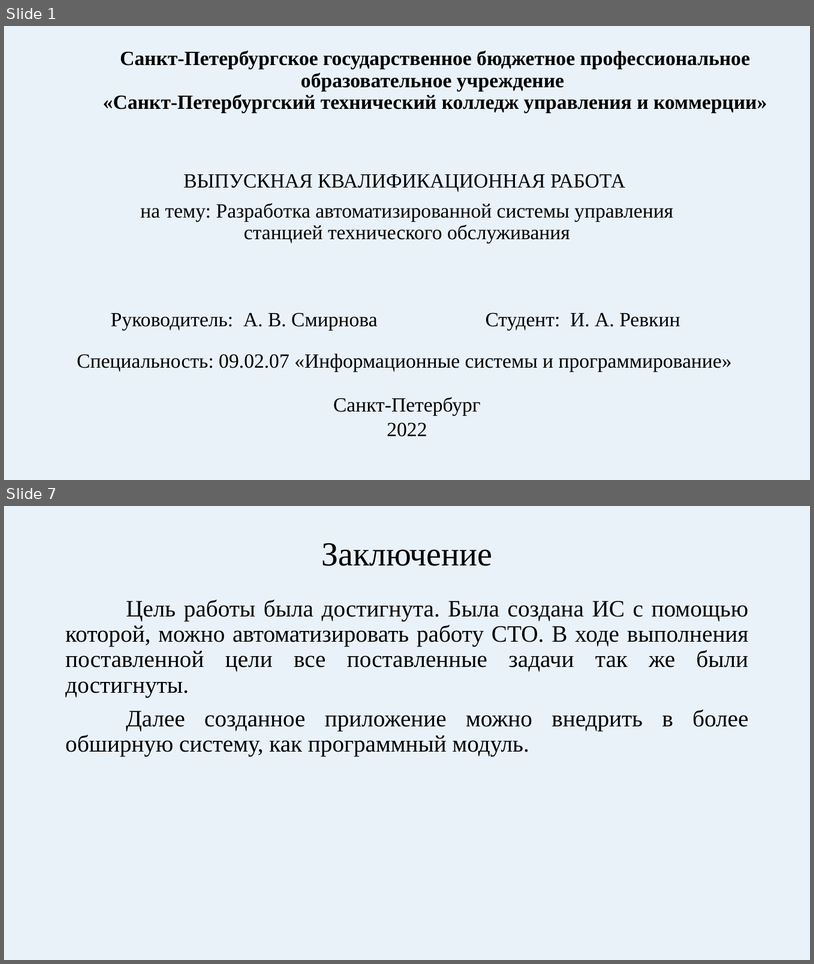
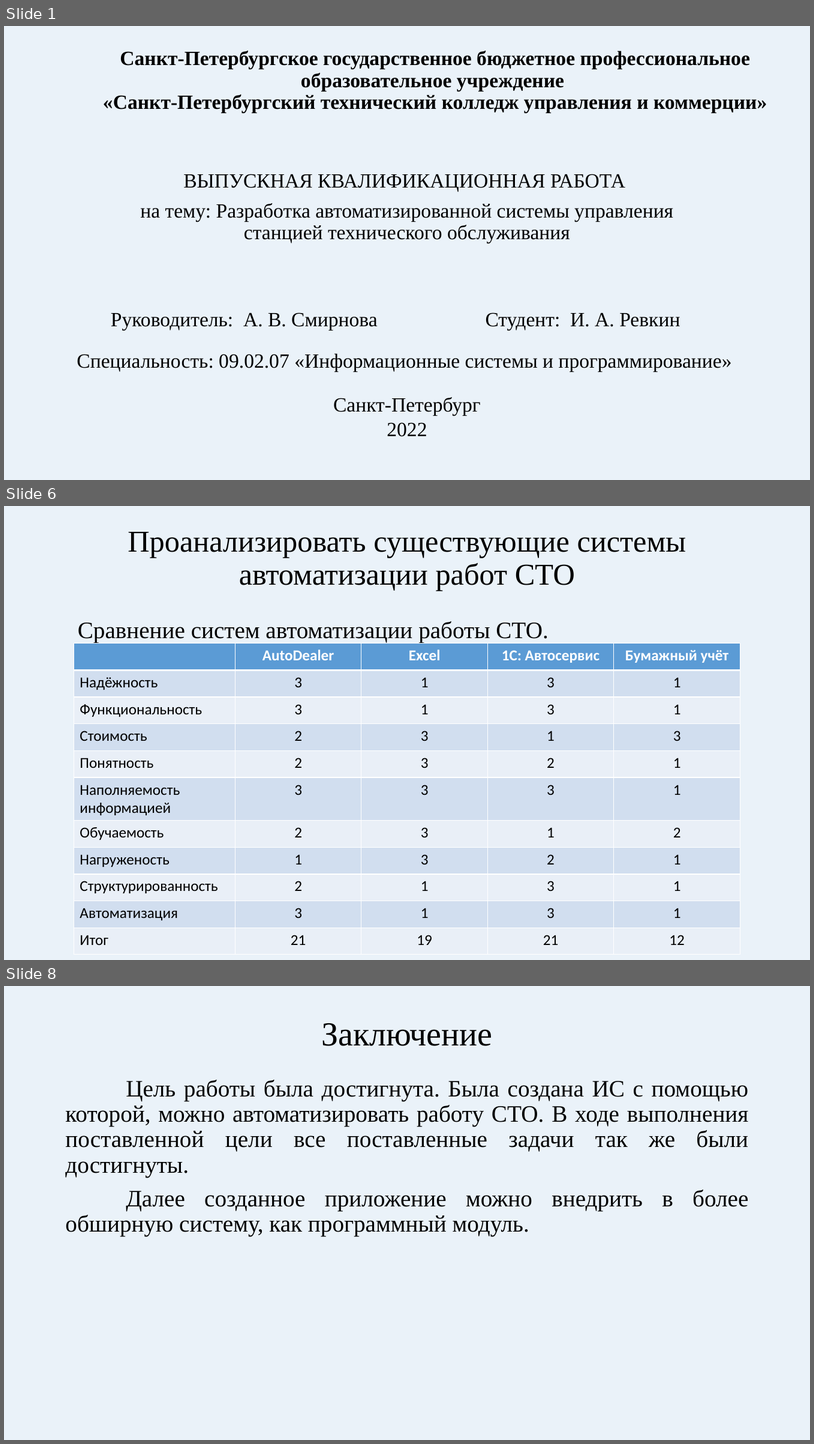
Before and after one commit to IlyaRevkin/VFCS, a slide deck: Отчёт/Создание ИС для автоматизации работы СТО.pptx. Shown one above the other, each under a label of ours: slides 1 and 7 before the commit, slides 1, 6 and 8 after it; the slides between them are not shown. The pictures are 814x964 and 814x1444 pixels, drawn with LibreOffice and Linux fonts; fonts in the diff are those of the drawing. Boxes give left, top, right and bottom in pixels: in the first picture for what was removed or moved away, otherwise in the second. Text is boxed around its words. In the diff, an @@ line names an element or a change of style, - is before the commit and + after.

```diff
--- a/Отчёт/Создание ИС для автоматизации работы СТО.pptx
+++ b/Отчёт/Создание ИС для автоматизации работы СТО.pptx
@@ slide 6 added at bbox=[4, 506, 810, 960], background #BDD7EE at 31% opacity @@
@@ title added at bbox=[128, 532, 687, 591], 36 pt, text #000000 @@
+Проанализировать существующие системы автоматизации работ СТО
@@ text added at bbox=[78, 621, 549, 643], 28 pt, text #000000 @@
+Сравнение систем автоматизации работы СТО.
@@ table added at bbox=[74, 643, 741, 954], 11 rows, 5 columns @@
+ | AutoDealer | Excel | 1С: Автосервис | Бумажный учёт
+Надёжность | 3 | 1 | 3 | 1
+Функциональность | 3 | 1 | 3 | 1
+Стоимость | 2 | 3 | 1 | 3
+Понятность | 2 | 3 | 2 | 1
+Наполняемость информацией | 3 | 3 | 3 | 1
+Обучаемость | 2 | 3 | 1 | 2
+Нагруженость | 1 | 3 | 2 | 1
+Структурированность | 2 | 1 | 3 | 1
+Автоматизация | 3 | 1 | 3 | 1
+Итог | 21 | 19 | 21 | 12
@@ what was slide 7 is now slide 8 @@
```
Also in this commit, not shown: 4 slides changed, 1 other slide added, 1 slide removed, 32 other files.
